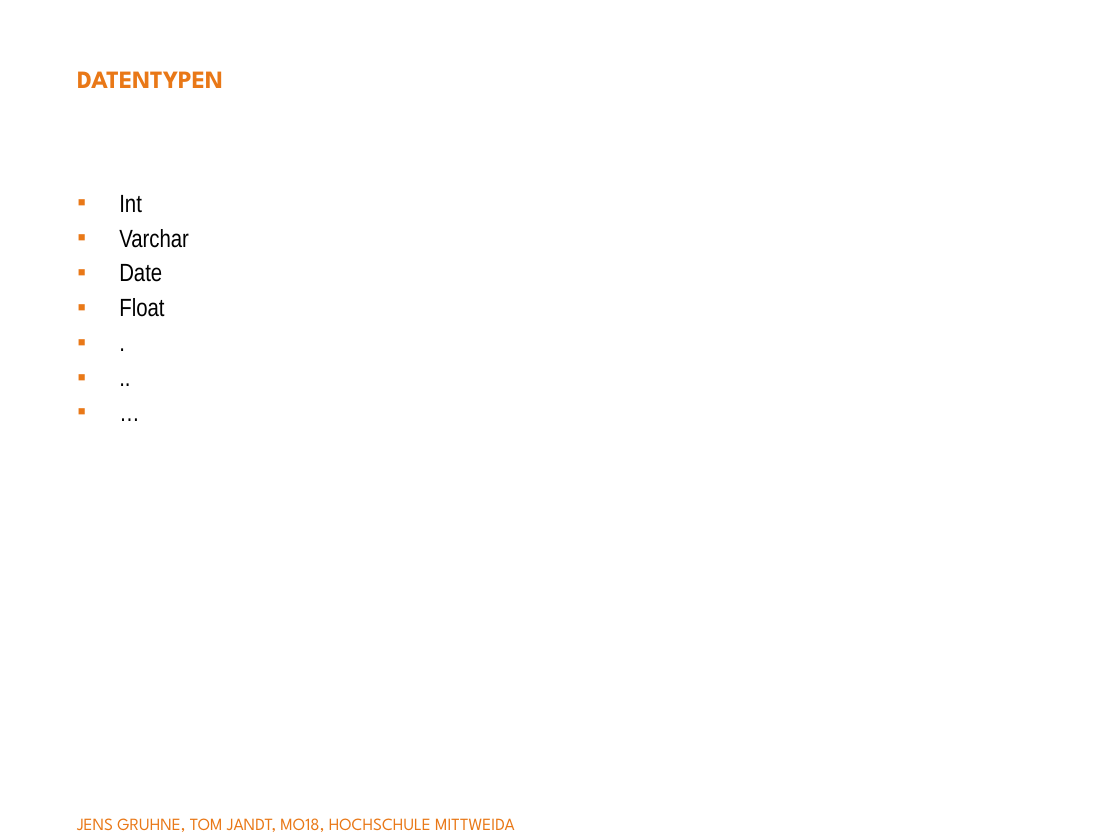
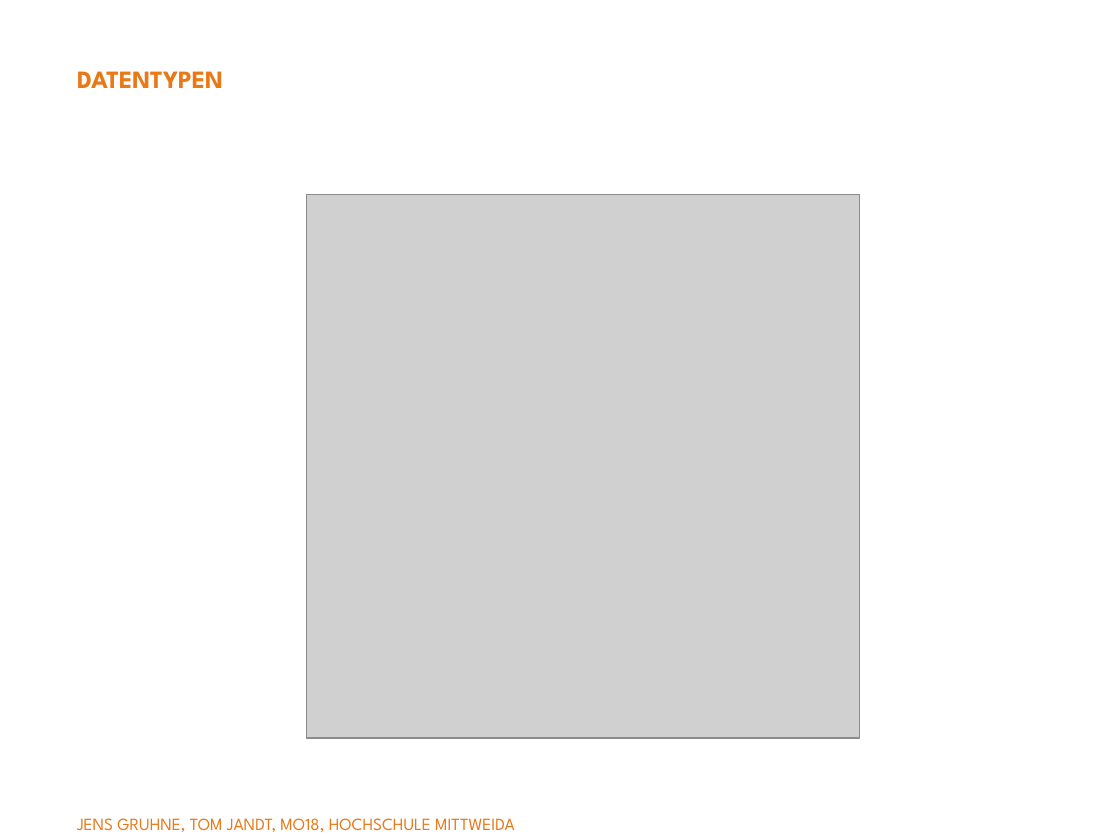
Before and after one commit to yyangg00/Semantik-Vortrag, a slide deck: slide 2 of semantik.pptx. Drawn at 1120x840 pixels with LibreOffice and Linux fonts; fonts in the diff are those of the drawing; grey boxes stand for pictures; background and template pictures are left out. Boxes give left, top, right and bottom in pixels: in the first picture for what was removed or moved away, otherwise in the second. Text is boxed around its words. In the diff, an @@ line names an element or a change of style, - is before the commit and + after.

```diff
--- a/semantik.pptx
+++ b/semantik.pptx
@@ text removed at (119,195,189,317) @@
-▪ Int
-▪ Varchar
-▪ Date
-▪ Float
-▪ .
-▪ ..
-▪ …
@@ picture added at (307,194,860,738) @@
```
Also in this commit, not shown: 17 other slides changed.
